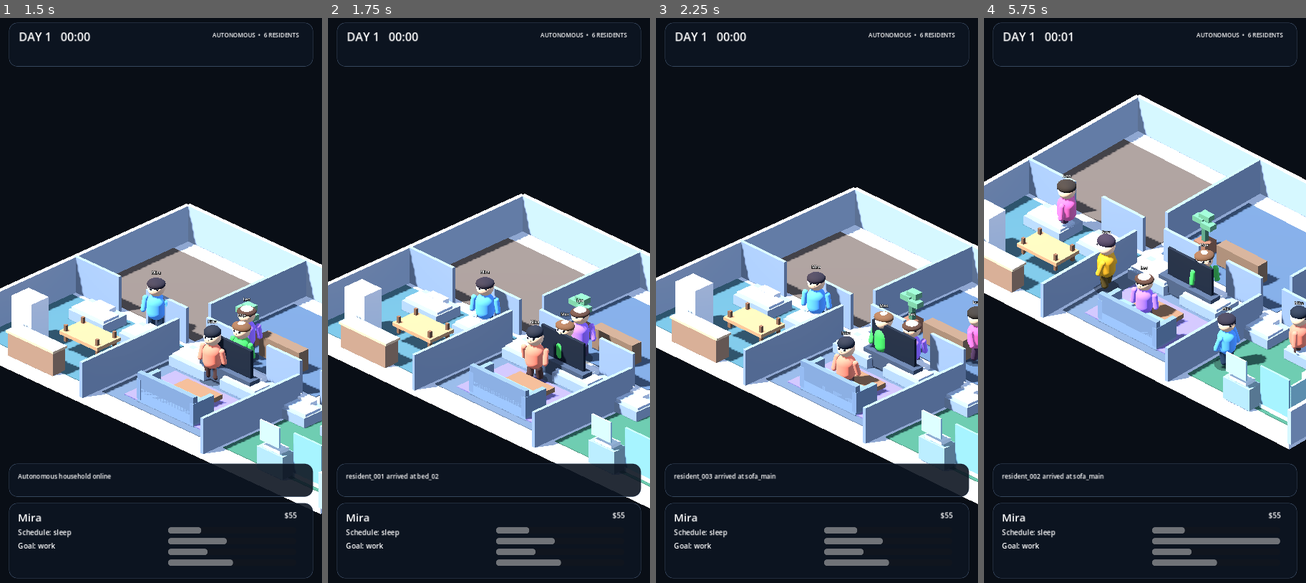
Above: before the commit, frames 1-4 (left to right).
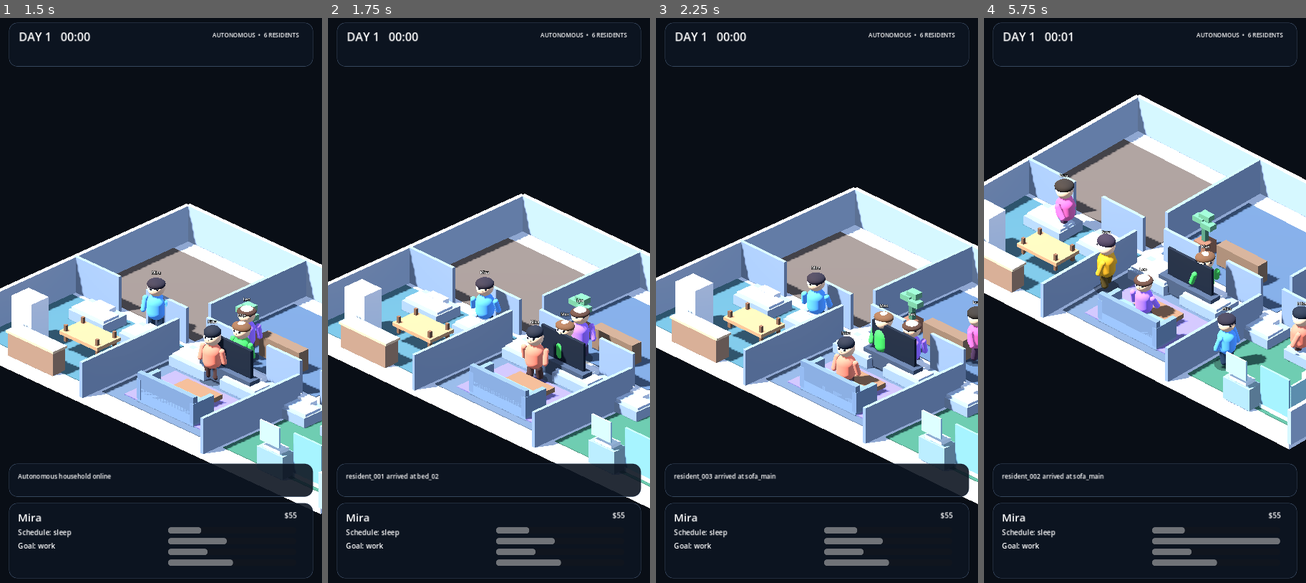
Above: after the commit, the same moments.

Repository: motomotoo2001-maker/lifebox-live
Game: Godot game, scene res://scenes/debug/visual_showcase.tscn
Two runs of this game, one before a commit and one after it. Both use one fixed random seed, a clock stepped at 60 frames per second and the inputs below. The project has no main scene, so this scene is started directly.
Inputs:
- Up to frame 1 (1.5 s): no input
- Up to frame 2 (1.75 s): no input
- Up to frame 3 (2.25 s): no input
- Up to frame 4 (5.75 s): no input

Frame 1 is identical in both runs. In frame 2, 0.1% of the frame differs, in the area x 44-57%, y 44-54%; in frame 3, 0.2%; in frame 4, 0.8%, in the area x 21-100%, y 27-61%.

Commit message:
feat: map simulation state to resident presentation state

Diff:
--- a/scripts/presentation/visual_simulation_shell.gd
+++ b/scripts/presentation/visual_simulation_shell.gd
@@ -88,6 +88,8 @@
 		var actor := actor_for(character.id)
 		if actor == null:
 			continue
+
+		actor.set_presentation_state(presentation_state_for(character))
 
 		if (
 			character.movement.status == MovementState.STATUS_MOVING
@@ -147,6 +149,27 @@
 
 	return score
 
+func presentation_state_for(character: CharacterState) -> StringName:
+	if character == null:
+		return ResidentActor3D.STATE_IDLE
+
+	if (
+		character.movement.status == MovementState.STATUS_MOVING
+		and character.movement.intent != null
+	):
+		return ResidentActor3D.STATE_WALK
+
+	if (
+		_world != null
+		and _world.social_system.reservation_book.is_reserved(character.id)
+	):
+		return ResidentActor3D.STATE_SOCIAL
+
+	if character.current_action_id != &"idle":
+		return ResidentActor3D.STATE_INTERACT
+
+	return ResidentActor3D.STATE_IDLE
+
 func actor_for(character_id: StringName) -> ResidentActor3D:
 	return _actors.get(character_id) as ResidentActor3D
 
